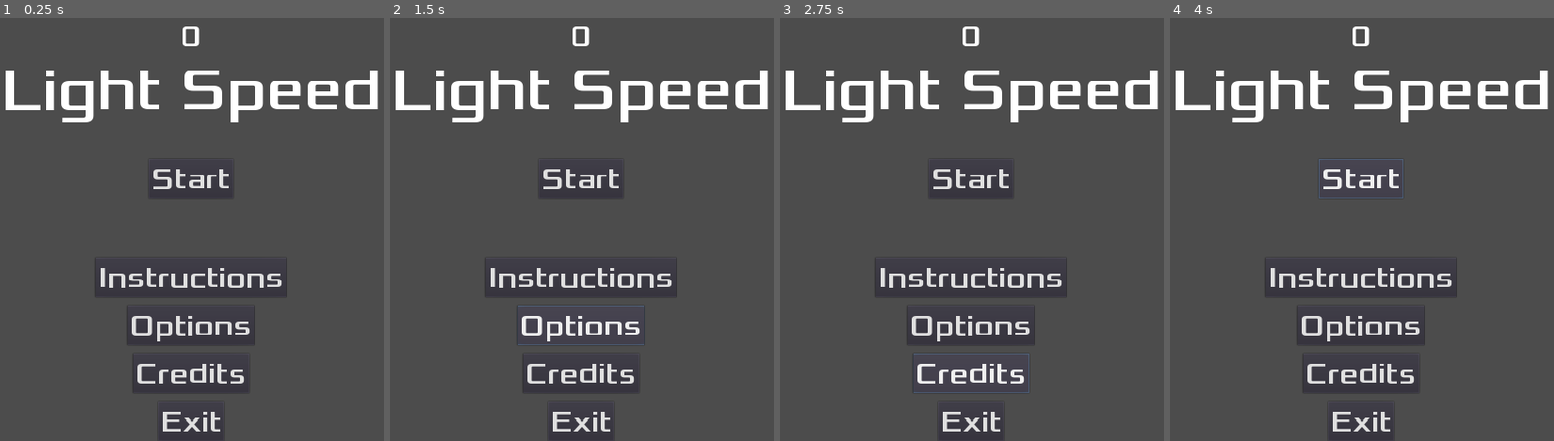
Above: before the commit, frames 1-4 (left to right).
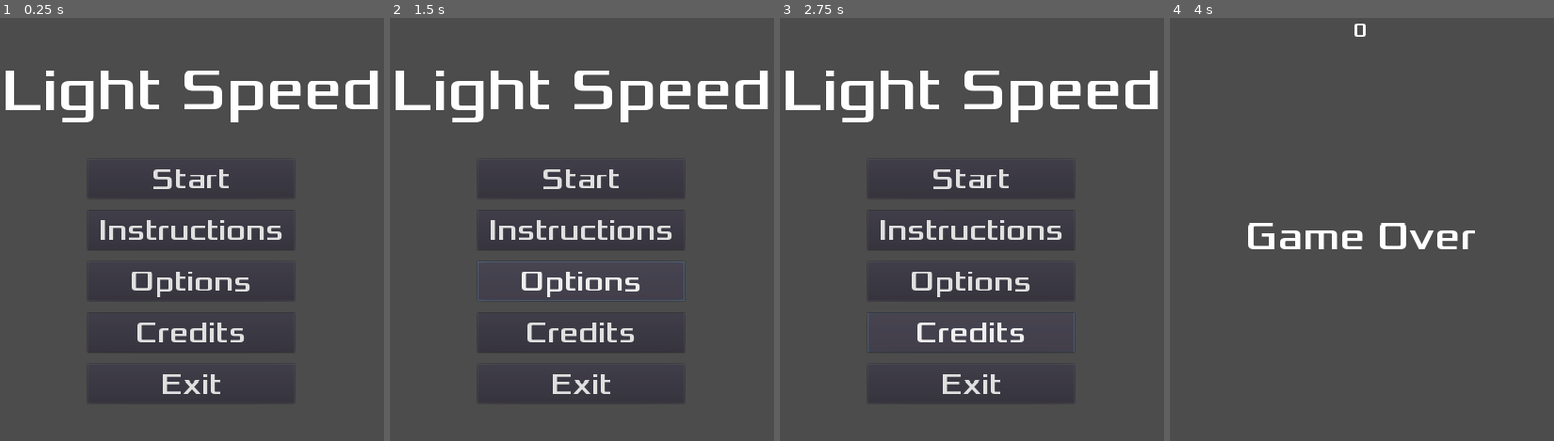
Above: after the commit, the same moments.

Repository: jacknick7/light-speed
Game: Godot game, scene res://HUD.tscn
Same seed, same stepped clock (60 frames per second), same inputs: the game is played once before the commit and once after it. The project has no main scene, so this scene is started directly.
Inputs (mouse positions are in pixels of both pictures, inside the frame that each line leads up to):
- Up to frame 1 (0.25 s): no input
- Up to frame 2 (1.5 s): click "Instructions" at 0.5 s; click "Options" at 1.25 s
- Up to frame 3 (2.75 s): click "Credits" at 2 s
- Up to frame 4 (4 s): click "Start" at 2.75 s; click (1362, 178) at 3.5 s, where only the run before the commit has a clickable "Start"

The runs differ from the first frame. In frame 1, 4.4% of the frame differs, in the area x 23-77%, y 2-98%; in frame 2, 4.7%; in frame 3, 4.6%; in frame 4, 8.1%, in the area x 1-99%, y 1-98%.

Commit message:
expanded GUI

Diff:
--- a/light-speed/HUD.tscn
+++ b/light-speed/HUD.tscn
@@ -1,16 +1,26 @@
-[gd_scene load_steps=4 format=2]
+[gd_scene load_steps=7 format=2]
 
 [ext_resource path="res://fonts/xolonium/Xolonium-Regular.ttf" type="DynamicFontData" id=1]
+[ext_resource path="res://scripts/HUD.gd" type="Script" id=2]
 
 [sub_resource type="DynamicFont" id=1]
 size = 128
+font_data = ExtResource( 1 )
+
+[sub_resource type="DynamicFont" id=3]
+size = 42
 font_data = ExtResource( 1 )
 
 [sub_resource type="DynamicFont" id=2]
 size = 64
 font_data = ExtResource( 1 )
 
+[sub_resource type="DynamicFont" id=4]
+size = 84
+font_data = ExtResource( 1 )
+
 [node name="HUD" type="CanvasLayer"]
+script = ExtResource( 2 )
 
 [node name="TitleLabel" type="Label" parent="."]
 anchor_right = 1.0
@@ -24,85 +34,94 @@
 
 [node name="ScoreLabel" type="Label" parent="."]
 anchor_right = 1.0
-margin_bottom = 78.0
-custom_fonts/font = SubResource( 2 )
+margin_bottom = 52.0
+custom_fonts/font = SubResource( 3 )
 text = "0"
 align = 1
 __meta__ = {
 "_edit_use_anchors_": false
 }
 
-[node name="StartButton" type="Button" parent="."]
+[node name="VBoxContainer" type="VBoxContainer" parent="."]
 anchor_left = 0.5
 anchor_top = 0.5
 anchor_right = 0.5
 anchor_bottom = 0.5
-margin_left = -90.0
+margin_left = -220.0
 margin_top = -150.0
-margin_right = 90.0
-margin_bottom = -107.0
+margin_right = 220.0
+margin_bottom = 260.0
+custom_constants/separation = 25
+__meta__ = {
+"_edit_use_anchors_": false
+}
+
+[node name="StartButton" type="Button" parent="VBoxContainer"]
+margin_right = 519.0
+margin_bottom = 84.0
 custom_fonts/font = SubResource( 2 )
 text = "Start"
 __meta__ = {
 "_edit_use_anchors_": false
 }
 
-[node name="InstructionsButton" type="Button" parent="."]
-anchor_left = 0.5
-anchor_top = 0.5
-anchor_right = 0.5
-anchor_bottom = 0.5
-margin_left = -203.0
-margin_top = 60.0
-margin_right = 203.0
-margin_bottom = 144.0
+[node name="InstructionsButton" type="Button" parent="VBoxContainer"]
+margin_top = 109.0
+margin_right = 519.0
+margin_bottom = 193.0
 custom_fonts/font = SubResource( 2 )
 text = "Instructions"
 __meta__ = {
 "_edit_use_anchors_": false
 }
 
-[node name="OptionsButton" type="Button" parent="."]
-anchor_left = 0.5
-anchor_top = 0.5
-anchor_right = 0.5
-anchor_bottom = 0.5
-margin_left = -135.0
-margin_top = 162.0
-margin_right = 135.0
-margin_bottom = 42.0
+[node name="OptionsButton" type="Button" parent="VBoxContainer"]
+margin_top = 218.0
+margin_right = 519.0
+margin_bottom = 302.0
 custom_fonts/font = SubResource( 2 )
 text = "Options"
 __meta__ = {
 "_edit_use_anchors_": false
 }
 
-[node name="CreditsButton" type="Button" parent="."]
-anchor_left = 0.5
-anchor_top = 0.5
-anchor_right = 0.5
-anchor_bottom = 0.5
-margin_left = -123.5
-margin_top = 264.0
-margin_right = 123.5
-margin_bottom = 42.0
+[node name="CreditsButton" type="Button" parent="VBoxContainer"]
+margin_top = 327.0
+margin_right = 519.0
+margin_bottom = 411.0
 custom_fonts/font = SubResource( 2 )
 text = "Credits"
 __meta__ = {
 "_edit_use_anchors_": false
 }
 
-[node name="ExitButton" type="Button" parent="."]
-anchor_left = 0.5
-anchor_top = 0.5
-anchor_right = 0.5
-anchor_bottom = 0.5
-margin_left = -70.0
-margin_top = 366.0
-margin_right = 70.0
-margin_bottom = 42.0
+[node name="ExitButton" type="Button" parent="VBoxContainer"]
+margin_top = 436.0
+margin_right = 519.0
+margin_bottom = 520.0
 custom_fonts/font = SubResource( 2 )
 text = "Exit"
 __meta__ = {
 "_edit_use_anchors_": false
 }
+
+[node name="MessageLabel" type="Label" parent="."]
+anchor_top = 0.5
+anchor_right = 1.0
+anchor_bottom = 0.5
+margin_top = -39.0
+margin_bottom = 39.0
+custom_fonts/font = SubResource( 4 )
+text = "Message"
+align = 1
+__meta__ = {
+"_edit_use_anchors_": false
+}
+
+[node name="MessageTimer" type="Timer" parent="."]
+wait_time = 3.0
+one_shot = true
+
+[connection signal="pressed" from="VBoxContainer/StartButton" to="." method="_on_StartButton_pressed"]
+[connection signal="pressed" from="VBoxContainer/ExitButton" to="." method="_on_ExitButton_pressed"]
+[connection signal="timeout" from="MessageTimer" to="." method="_on_MessageTimer_timeout"]
--- /dev/null
+++ b/light-speed/scripts/HUD.gd
@@ -0,0 +1,45 @@
+extends CanvasLayer
+
+
+signal start_game(easy)
+
+
+func _ready():
+	$ScoreLabel.hide()
+	$MessageLabel.hide()
+
+
+func show_message(text):
+	$MessageLabel.text = text
+	$MessageLabel.show()
+	$MessageTimer.start()
+
+
+func show_game_over():
+	show_message("Game Over")
+	yield($MessageTimer, "timeout")
+	$ScoreLabel.hide()
+	$TitleLabel.show()
+	yield(get_tree().create_timer(1), "timeout")
+	$VBoxContainer.show()
+
+
+func update_score(score):
+	$ScoreLabel.text = str(score)
+
+
+func _on_ExitButton_pressed():
+	get_tree().quit()
+
+
+func _on_StartButton_pressed():
+	$VBoxContainer.hide()
+	$TitleLabel.hide()
+	$ScoreLabel.show()
+	emit_signal("start_game", true)
+	yield(get_tree().create_timer(1), "timeout")
+	show_game_over()
+
+
+func _on_MessageTimer_timeout():
+	$MessageLabel.hide()
